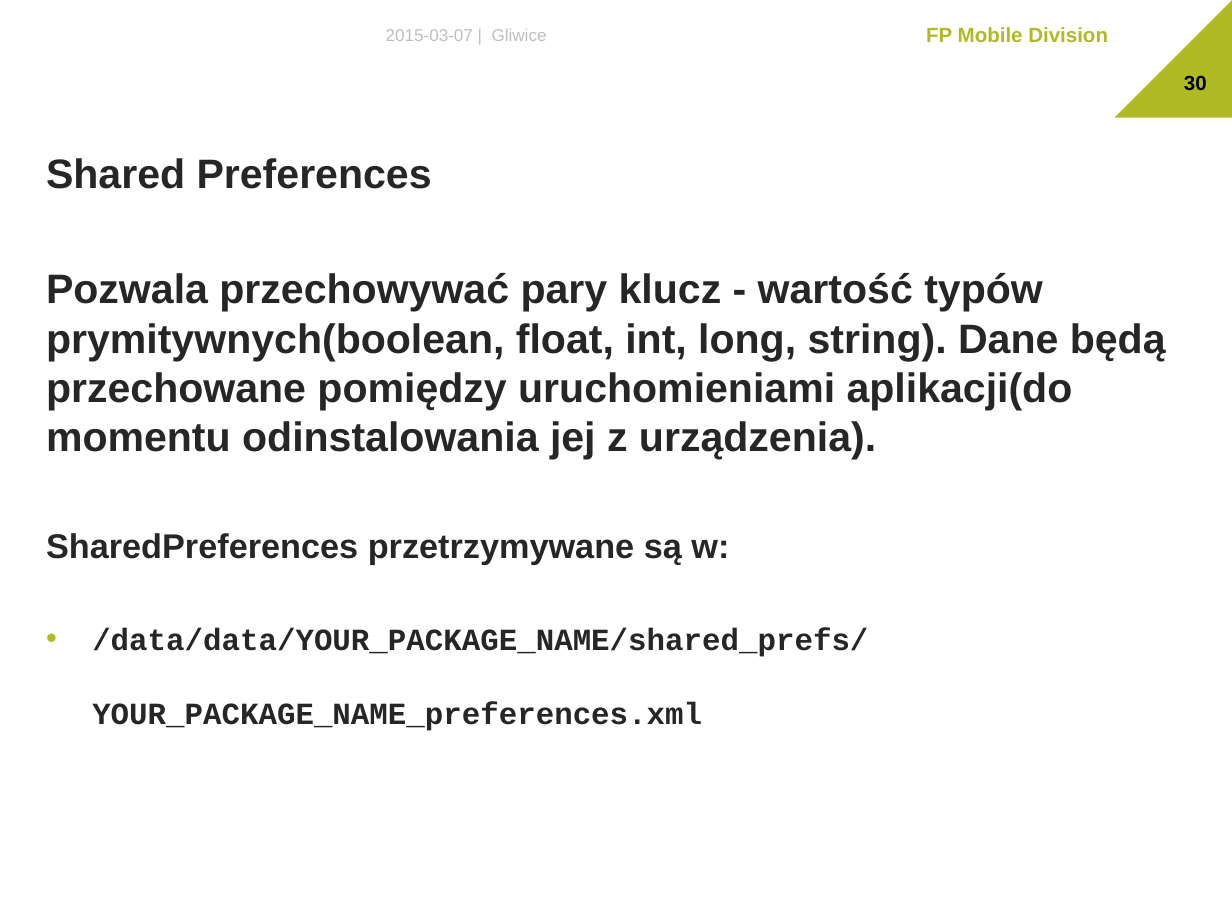
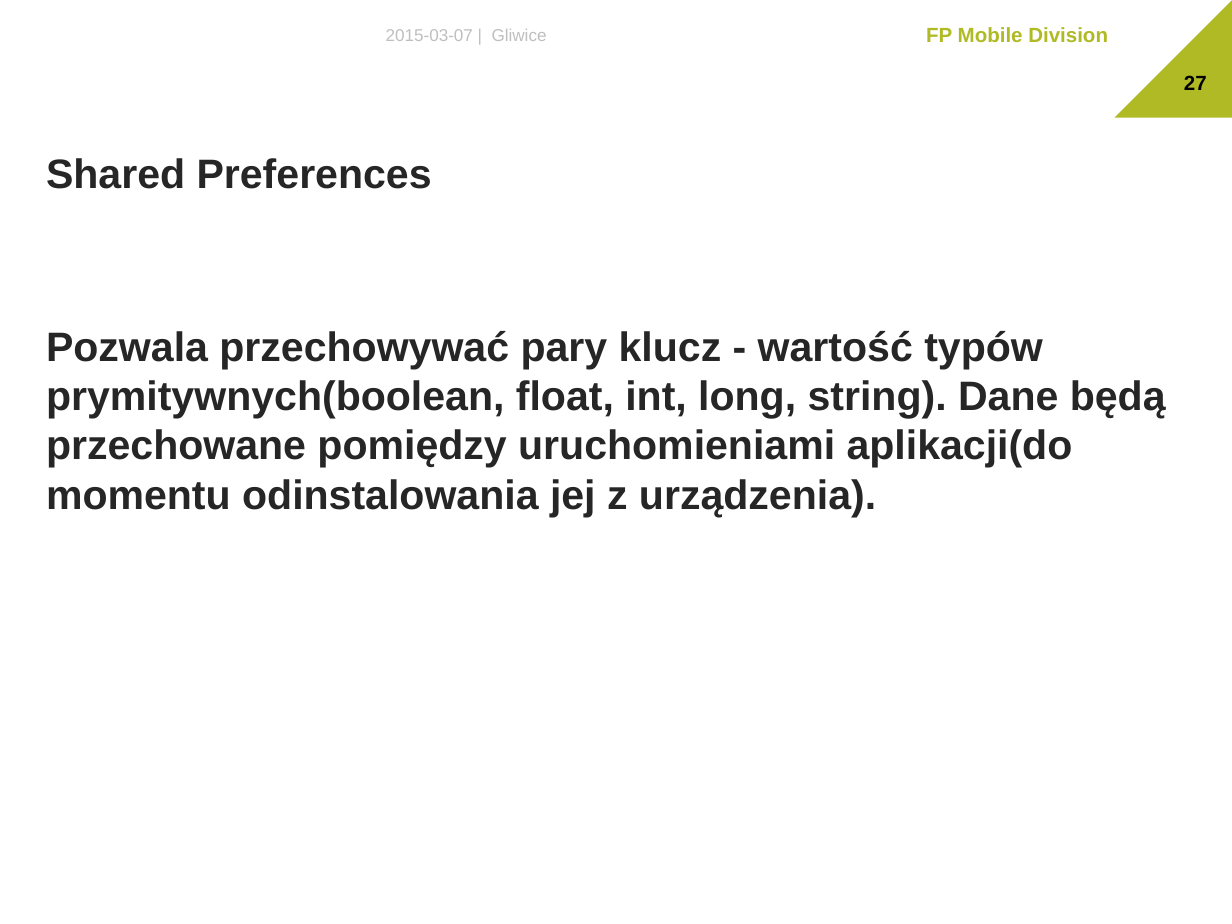
Before and after one commit to The-Lizard-Project/android-basics, a slide deck: slide 27 of Dokumenty/Presentation.pptx (slide 30 before the commit). Drawn at 1232x924 pixels with LibreOffice and Linux fonts; fonts in the diff are those of the drawing; background and template pictures are left out. Boxes give left, top, right and bottom in pixels: in the first picture for what was removed or moved away, otherwise in the second. Text is boxed around its words. In the diff, an @@ line names an element or a change of style, - is before the commit and + after.

```diff
--- a/Dokumenty/Presentation.pptx
+++ b/Dokumenty/Presentation.pptx
@@ page number at box(1184, 75, 1207, 90): text changed @@
-30
+27
@@ text at box(46, 533, 868, 731): paragraphs removed @@
-SharedPreferences przetrzymywane są w:
-• /data/data/YOUR_PACKAGE_NAME/shared_prefs/
-  YOUR_PACKAGE_NAME_preferences.xml
```
Also in this commit, not shown: 18 other slides changed, 6 slides added, 2 slides removed.
